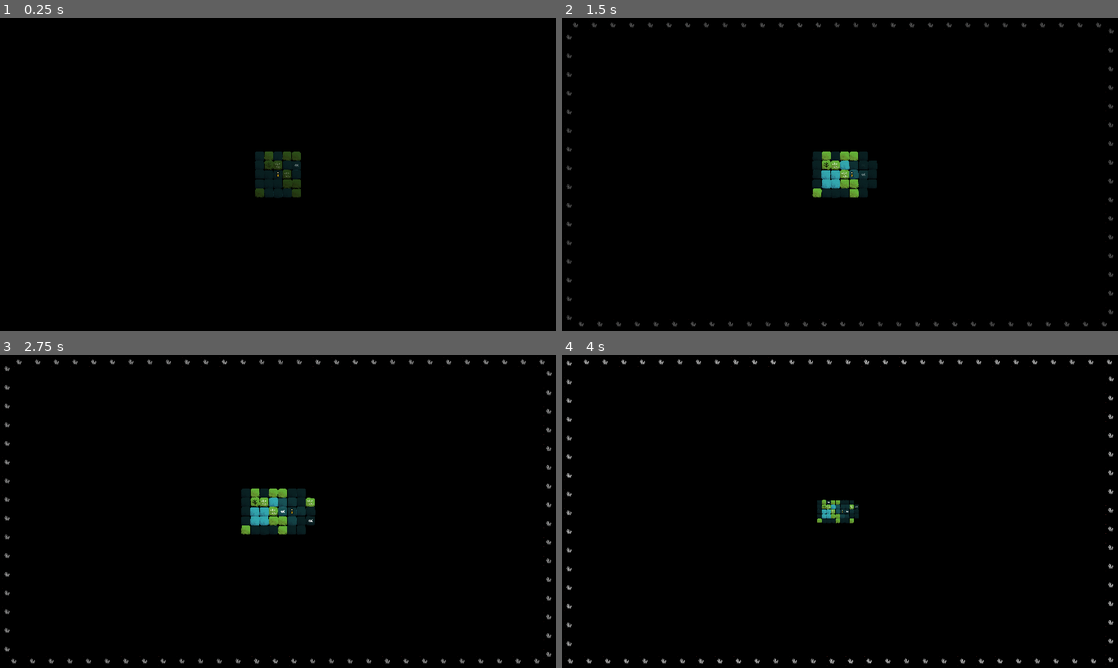
Above: before the commit, frames 1-4 (two rows, left to right).
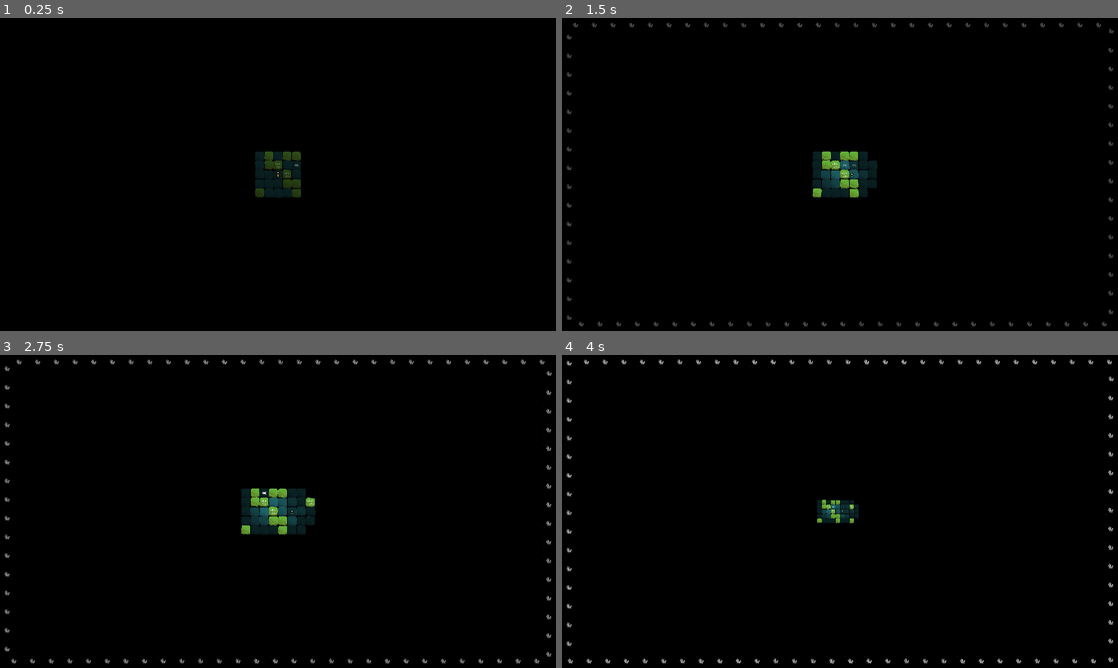
Above: after the commit, the same moments.

Repository: arrayewhy/Worlds
Game: Godot game, scene res://Scenes/Main.tscn
Two runs of this game, one before a commit and one after it. Both use one fixed random seed, a clock stepped at 60 frames per second and the inputs below.
Inputs (mouse positions are in pixels of both pictures, inside the frame that each line leads up to):
- Up to frame 1 (0.25 s): no input
- Up to frame 2 (1.5 s): tap Enter (Enter) at 0.5 s; move the mouse to (962, 158) at 0.52 s; hold D (Right) 0.53-1.25 s; hold 1 (One) 0.53-1.25 s; click (962, 158) at 0.67 s; drag from (728, 190) to (812, 237) at 1.27 s
- Up to frame 3 (2.75 s): move the mouse to (333, 442) at 2.02 s; hold D (Right) from 2.03 s (still down); hold 1 (One) from 2.03 s (still down); click (333, 442) at 2.17 s
- Up to frame 4 (4 s): release D (Right) at 2.75 s; release 1 (One) at 2.75 s; drag from (812, 574) to (673, 464) at 2.77 s; move the mouse to (1006, 558) at 3.52 s; hold A (Left) from 3.53 s (still down); hold 2 (Two) from 3.53 s (still down); click (1006, 558) at 3.67 s; tap 1 (One) at 3.8 s

The runs differ from the first frame. In frame 2, 0.3% of the frame differs, in the area x 46-55%, y 45-55%; in frame 3, 0.3%, in the area x 45-57%, y 43-55%; in frame 4, less than 0.1%.
Error before the commit: Invalid call. Nonexistent function 'SpawnBiomes_AroundPlayer' in base 'Node (World.gd)'. (res://Scripts/Player.gd:148)

Commit message:
Add [Player Sprite changing according to biome type]

Diff:
--- a/worlds/Scenes/Main.tscn
+++ b/worlds/Scenes/Main.tscn
@@ -16,6 +16,32 @@
 [ext_resource type="PackedScene" uid="uid://cf233120e3l52" path="res://Prefabs/Dice.tscn" id="14_1cw2s"]
 [ext_resource type="Image" uid="uid://bvafusrsjjlrn" path="res://Sprites/World-Templates/WT-Circle64.png" id="15_y08cy"]
 
+[sub_resource type="GDScript" id="GDScript_lhawh"]
+resource_name = "Player-Sprite"
+script/source = "extends Sprite2D;
+
+enum SpriteState { NULL, Normal, Swim };
+var _currState:SpriteState = SpriteState.Normal;
+
+func ChangeTo_Normal() -> void:
+	_currState = SpriteState.Normal;
+	Change_SpriteCoord(Vector2i(0, 1536));
+
+func ChangeTo_Swim() -> void:
+	_currState = SpriteState.Swim;
+	Change_SpriteCoord(Vector2i(0, 768));
+
+func Change_SpriteCoord(coords:Vector2i) -> void:
+	self.region_rect.position.x = coords.x;
+	self.region_rect.position.y = coords.y;
+
+func Is_Normal() -> bool:
+	return _currState == SpriteState.Normal;
+
+func Is_Swim() -> bool:
+	return _currState == SpriteState.Swim;
+"
+
 [sub_resource type="PlaceholderTexture2D" id="PlaceholderTexture2D_bu5ns"]
 size = Vector2(1920, 48)
 
@@ -51,45 +77,6 @@
 func On_TimeTick() -> void:
 	position.x += 128;
 	self.energy -= 0.001;
-"
-
-[sub_resource type="GDScript" id="GDScript_acxdq"]
-resource_name = "Hover"
-script/source = "extends Node2D;
-
-var moving:Dictionary = {};
-
-var detectionRange:float = 128;
-var offset:float = -48;
-
-func _process(_delta: float) -> void:
-
-	var mousePos:Vector2 = get_global_mouse_position();
-
-	for i in World.discoveredBiomes:
-
-		# If mouse is near biome object
-		var worldPos:Vector2 = i * float(World.cellSize);
-		if worldPos.distance_to(mousePos) < detectionRange:
-
-			# If it has already been offset, skip it.
-			if moving.has(i):
-				continue;
-
-			# 1. Get the biome's object
-			var biomeObj:Object = World.discoveredBiomes.get(i)[0];
-			# 2. Record its position
-			moving[i] = biomeObj.position;
-			# 3. Offset its Y
-			biomeObj.position.y += offset;
-			return;
-
-		# If mouse is NOT near biome object, and it was offset
-		if moving.has(i):
-			# Reset its position
-			World.discoveredBiomes.get(i)[0].position = moving[i];
-			# Remove its record
-			moving.erase(i);
 "
 
 [sub_resource type="GDScript" id="GDScript_1rs1b"]
@@ -200,6 +187,45 @@
 	set_process(true);
 "
 
+[sub_resource type="GDScript" id="GDScript_acxdq"]
+resource_name = "Hover"
+script/source = "extends Node2D;
+
+var hoverTargs:Dictionary = {};
+
+var detectionRange:float = 128;
+var offset:float = -48;
+
+func _process(_delta: float) -> void:
+
+	var mousePos:Vector2 = get_global_mouse_position();
+
+	for i in World.DiscoveredBiomes():
+
+		# If mouse is near biome object
+		var worldPos:Vector2 = i * float(World.CellSize());
+		if worldPos.distance_to(mousePos) < detectionRange:
+
+			# If it has already been offset, skip it.
+			if hoverTargs.has(i):
+				continue;
+
+			# 1. Get the biome's object
+			var biomeObj:Object = World.DiscoveredBiomes().get(i)[0];
+			# 2. Record its position
+			hoverTargs[i] = biomeObj.position;
+			# 3. Offset its Y
+			biomeObj.position.y += offset;
+			return;
+
+		# If mouse is NOT near biome object, and it was offset
+		if hoverTargs.has(i):
+			# Reset its position
+			World.DiscoveredBiomes().get(i)[0].position = hoverTargs[i];
+			# Remove its record
+			hoverTargs.erase(i);
+"
+
 [node name="World" type="Node2D"]
 top_level = true
 
@@ -215,17 +241,17 @@
 [node name="Cam-Zoom" type="Node" parent="Camera2D"]
 script = ExtResource("3_xox30")
 
-[node name="Player" type="Node2D" parent="." node_paths=PackedStringArray("hover", "microView", "camMover")]
+[node name="Player" type="Node2D" parent="." node_paths=PackedStringArray("microView", "camMover")]
 z_index = 100
 script = ExtResource("2_54uhw")
-hover = NodePath("../Misc/Hover")
 microView = NodePath("../Misc/MicroView")
 camMover = NodePath("../Camera2D/Mover")
 
-[node name="Sprite2D" type="Sprite2D" parent="Player"]
+[node name="Player-Sprite" type="Sprite2D" parent="Player"]
 texture = ExtResource("1_ntyhy")
 region_enabled = true
 region_rect = Rect2(0, 1536, 256, 256)
+script = SubResource("GDScript_lhawh")
 
 [node name="Biome-Spawner" type="Node" parent="Player" node_paths=PackedStringArray("biomeHolder")]
 script = ExtResource("5_nwltf")
@@ -359,16 +385,6 @@
 region_enabled = true
 region_rect = Rect2(0, 0, 256, 256)
 
-[node name="Sun" type="PointLight2D" parent="."]
-visible = false
-scale = Vector2(256, 256)
-texture = SubResource("GradientTexture2D_o4abh")
-texture_scale = 8.0
-
-[node name="CanvasModulate" type="CanvasModulate" parent="Sun"]
-scale = Vector2(0.00390625, 0.00390625)
-color = Color(0, 0, 0, 1)
-
 [node name="Misc" type="Node2D" parent="."]
 process_mode = 4
 visible = false
@@ -379,9 +395,6 @@
 scale = Vector2(4096, 4096)
 texture = SubResource("GradientTexture2D_o4abh")
 script = SubResource("GDScript_8l2ys")
-
-[node name="Hover" type="Node2D" parent="Misc"]
-script = SubResource("GDScript_acxdq")
 
 [node name="World-Template" type="Node" parent="Misc" node_paths=PackedStringArray("biomeHolder")]
 script = SubResource("GDScript_1rs1b")
@@ -407,3 +420,6 @@
 
 [node name="Dice" parent="Misc" instance=ExtResource("14_1cw2s")]
 position = Vector2(0, 0)
+
+[node name="Hover" type="Node2D" parent="Misc"]
+script = SubResource("GDScript_acxdq")
--- a/worlds/Scripts/Biomes/Biome-Spawner.gd
+++ b/worlds/Scripts/Biomes/Biome-Spawner.gd
@@ -84,7 +84,11 @@
 # [ 3 / 3 ] Functions ----------------------------------------------------------------------------------------------------
 
 static func Predefined_Location(dir:Vector2i, gPos:Vector2i) -> Biome_Master.Predefined:
-	if gPos.y <= -80 and dir.y < 0:
-		InGameDebugger.Say("Predefined Location: Cavern");
-		return Biome_Master.Predefined.Cavern;
+
+	if dir.y < 0:
+
+		if gPos.y <= -80:
+			InGameDebugger.Say("Predefined Location: Cavern");
+			return Biome_Master.Predefined.Cavern;
+
 	return Biome_Master.Predefined.NULL;
--- a/worlds/Scripts/Biomes/Biome.gd
+++ b/worlds/Scripts/Biomes/Biome.gd
@@ -39,29 +39,30 @@
 		_:
 			InGameDebugger.Warn("Failed to Initialise Biome: No type specified.");
 
-	#Check_Surroundings();
+	Check_Surroundings();
 
 func Check_Surroundings() -> void:
 	if GridPos_Utils.Empties_Around(gridPos, 1, true).size() == 0:
 
 		# Retain Water Full Opacity
-		if type == Biome_Master.Type.Water:
-			MultiFader.FadeTo_Alpha(biomeSprite, 1, biomeSprite.modulate.a, 1);
+		#if type == Biome_Master.Type.Water:
+			#MultiFader.FadeTo_Alpha(biomeSprite, 1, biomeSprite.modulate.a, 1);
 
 		return;
 
 	#if type != Biome_Master.Type.Water:
 		#return;
 
-	World.TimeTick.connect(On_TimeTick);
+	if !World.TimeTick.is_connected(On_TimeTick):
+		World.TimeTick.connect(On_TimeTick);
 
 func On_TimeTick() -> void:
 
-	#var dist:float = gridPos.distance_to(World.PlayerGridPos());
+	var dist:float = gridPos.distance_to(World.PlayerGridPos());
 
-	#if dist >= 3:
+	if dist >= 3:
 		#biomeSprite.modulate.a = 0.5; # PRETTY WATER DEPTHS (Refer to Notes)
-		#return;
+		return;
 
 	#biomeSprite.modulate.a = 1; # PRETTY WATER DEPTHS (Refer to Notes)
 
--- a/worlds/Scripts/Interactions/Interaction.gd
+++ b/worlds/Scripts/Interactions/Interaction.gd
@@ -60,10 +60,10 @@
 				AudioMaster.PlaySFX_DogBark(global_position);
 				return;
 
-		Interaction_Master.Type.Forest:
-			if biomeType == Biome_Master.Type.Grass:
-				Spawn(interType);
-				return;
+		#Interaction_Master.Type.Forest:
+			#if biomeType == Biome_Master.Type.Grass:
+				#Spawn(interType);
+				#return;
 
 		Interaction_Master.Type.Fish:
 			if biomeType == Biome_Master.Type.Water or World.Win_ImprobableRoll():
--- a/worlds/Scripts/Player.gd
+++ b/worlds/Scripts/Player.gd
@@ -3,9 +3,9 @@
 @onready var biomeSpawner = $"Biome-Spawner";
 
 @onready var mover:Node = $Mover;
-@onready var playerSpr:Sprite2D = $Sprite2D;
+@onready var playerSpr:Sprite2D = $"Player-Sprite";
 
-@export var hover:Node;
+#@export var hover:Node;
 
 @export var microView:CanvasLayer;
 @export var camMover:Node;
@@ -14,6 +14,8 @@
 const movementInterval:float = 0.5;
 
 var currGridPos:Vector2i;
+var revealerGPos := Vector2i.ZERO;
+var revealerDelay:float = 2;
 
 var moving:bool;
 var insideInteraction:bool;
@@ -26,16 +28,20 @@
 	currGridPos = initGridPos;
 	World.SpawnBiomes_Around(currGridPos, 2);
 
+#func _process(delta: float) -> void:
+	#
+	#if revealerDelay > 0:
+		#revealerDelay -= delta;
+		#return;
+	#revealerDelay = 2;
+	#
+	## Move and Spawn Repeater
+	#RandomReveal();
+
 func _unhandled_key_input(event: InputEvent) -> void:
 
 	if event.is_action_pressed("Cancel"):
 		PauseMenu.Toggle_Pause(name);
-
-	# Move and Spawn Repeater
-	if event.is_action_pressed("One"):
-		hover.set_process(false);
-		RandomReveal(5000);
-		return;
 
 	if moving:
 		return;
@@ -58,9 +64,9 @@
 		##moving = false;
 		#return;
 
+	var nextGPos:Vector2i = currGridPos + inputDir;
+
 	# Interaction Fade
-
-	var nextGPos:Vector2i = currGridPos + inputDir;
 
 	var nextInteraction = Interaction_Master.Get_InteractionType(nextGPos);
 
@@ -93,19 +99,20 @@
 
 func Do_PlayerMove_BiomeSpawn_InterractionSpawn(inputDir:Vector2i, moveCam:bool = true) -> void:
 
-	# Blocked by Water
-	#if Biome_Master.Get_BiomeType(nextGPos) == Biome_Master.Type.Water:
-		#var surroundingBiomes:Array = Biome_Master.Surrounding_Biomes(nextGPos, 1);
-		#if !surroundingBiomes.has(Biome_Master.Type.Earth) and !surroundingBiomes.has(Biome_Master.Type.Grass):
-			#return;
-
 	moving = true;
 
 	#var prevGridPos = currGridPos;
 	# Update Current Grid Position
 	currGridPos += inputDir;
 
-	var predefinedLocation:Biome_Master.Predefined = biomeSpawner.Predefined_Location(inputDir, currGridPos);
+	if Biome_Master.Get_BiomeType(currGridPos) == Biome_Master.Type.Water:
+		if !playerSpr.Is_Swim():
+			playerSpr.ChangeTo_Swim();
+	else:
+		if !playerSpr.Is_Normal():
+			playerSpr.ChangeTo_Normal();
+
+	#var predefinedLocation:Biome_Master.Predefined = biomeSpawner.Predefined_Location(inputDir, currGridPos);
 
 	# Spawn Biomes around new position
 	World.SpawnBiomesAround_Player(currGridPos);
@@ -119,41 +126,31 @@
 	if moveCam:
 		camMover.StartMove(targPos);
 
-	# Prevent Interactions from Updating as soon as they Spawn by advancing time in the next frame.
+	## Prevent Interactions from Updating as soon as they Spawn by advancing time in the next frame.
 	await get_tree().process_frame;
 	World.Advance_Time();
-
-	# Movement Interval
+	#
+	## Movement Interval
 	await mover.Done;
 	moving = false;
 	#await get_tree().create_timer(movementInterval).timeout;
 	#moving = false;
 
-
 	World.Roll_Dice();
 
 # Functions: Debug ----------------------------------------------------------------------------------------------------
 
-func RandomReveal(repetitions:int = 1000) -> void:
+func RandomReveal() -> void:
 
-	var inputDir:Vector2i;
+	var dir:Vector2i = Get_RandDirection();
 
-	var gPos:Vector2i = currGridPos
+	dir = Get_RandDirection();
+	revealerGPos += dir;
+	# Spawn Biomes around new position
+	World.SpawnBiomes_Around(revealerGPos, 1, 0);
 
-	for i in repetitions:
-
-		inputDir = Get_RandDirection();
-		gPos += inputDir;
-		# Spawn Biomes around new position
-		World.SpawnBiomes_AroundPlayer(gPos, gPos);
-
-		await get_tree().process_frame;
-		World.Advance_Time();
-
-		await get_tree().create_timer(1).timeout;
-
-	hover.set_process(true);
-	InGameDebugger.Say(World.DiscoveredBiomes().size());
+	await get_tree().process_frame;
+	World.Advance_Time();
 
 func Get_RandDirection() -> Vector2i:
 	match randi_range(0, 3):
--- a/worlds/Scripts/UI/Pause-Menu.gd
+++ b/worlds/Scripts/UI/Pause-Menu.gd
@@ -10,6 +10,7 @@
 # Functions ----------------------------------------------------------------------------------------------------
 
 func Toggle_Pause(user:String) -> void:
+	InGameDebugger.Say(str("Paused by: ", user));
 	_paused = !_paused;
 	if _paused:
 		ShowCurtain();
Not shown, changed: worlds/Misc/Notes.txt
Not shown: 1 places in worlds/Scenes/Main.tscn that only renumber resources
Binary file changed: worlds/Sprites/Clack_Map_SpriteSheet_2048.png
